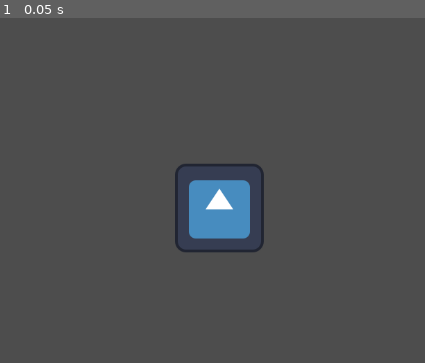
Above: before the commit, frame 1.
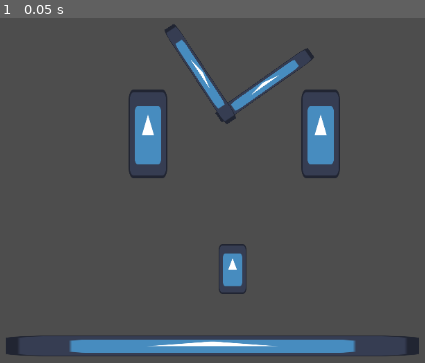
Above: after the commit, the same moment.

Repository: RagingTurtle/learning_godot
Game: Godot game, scene res://my_level.tscn
The game is run twice, just before and just after one commit, with the same random seed, the same clock (stepped at 60 frames per second) and the same inputs. The engine's default icon, where the game draws it, is replaced by a stand-in: a white triangle on a blue panel in a dark square.
Inputs:
- Up to frame 1 (0.05 s): no input

The runs differ from the first frame. In frame 1, 11% of the frame differs, in the area x 1-99%, y 1-98%.

Commit message:
icon face

Diff:
--- a/my_level.tscn
+++ b/my_level.tscn
@@ -3,7 +3,36 @@
 [ext_resource type="Texture2D" uid="uid://dslcsxwqmrhoq" path="res://icon.svg" id="1_4q6xk"]
 
 [node name="MyLevel" type="Node2D"]
+position = Vector2(173, 13)
 
 [node name="Sprite2D" type="Sprite2D" parent="."]
-position = Vector2(560, 306)
+position = Vector2(284, 186)
+scale = Vector2(0.4375, 1)
 texture = ExtResource("1_4q6xk")
+
+[node name="Sprite2D2" type="Sprite2D" parent="."]
+position = Vector2(533, 186)
+scale = Vector2(0.4375, 1)
+texture = ExtResource("1_4q6xk")
+
+[node name="Sprite2D3" type="Sprite2D" parent="."]
+position = Vector2(406, 381)
+scale = Vector2(0.313309, 0.560786)
+texture = ExtResource("1_4q6xk")
+
+[node name="Sprite2D4" type="Sprite2D" parent="."]
+position = Vector2(377, 492)
+scale = Vector2(4.65562, 0.232653)
+texture = ExtResource("1_4q6xk")
+
+[node name="Sprite2D6" type="Sprite2D" parent="."]
+position = Vector2(452.411, 115.621)
+rotation = -0.614102
+scale = Vector2(1.27461, 0.157845)
+texture = ExtResource("1_4q6xk")
+
+[node name="Sprite2D7" type="Sprite2D" parent="."]
+position = Vector2(359.411, 99.6214)
+rotation = 0.986699
+scale = Vector2(1.27461, 0.157845)
+texture = ExtResource("1_4q6xk")
